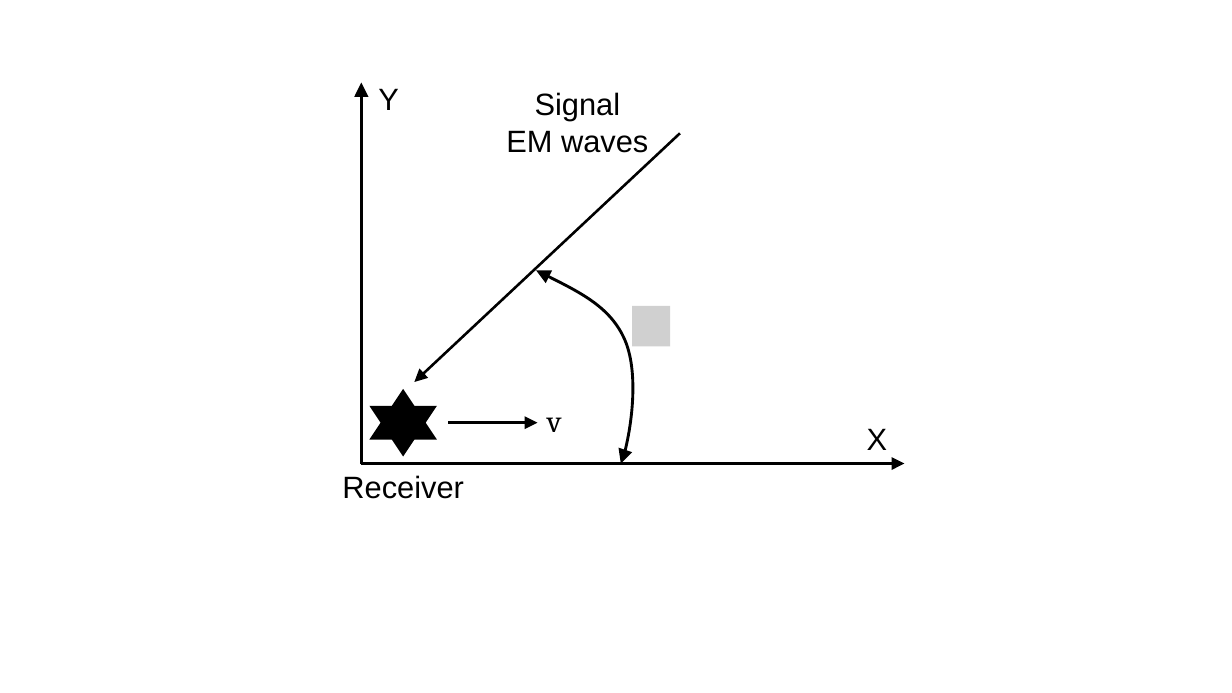
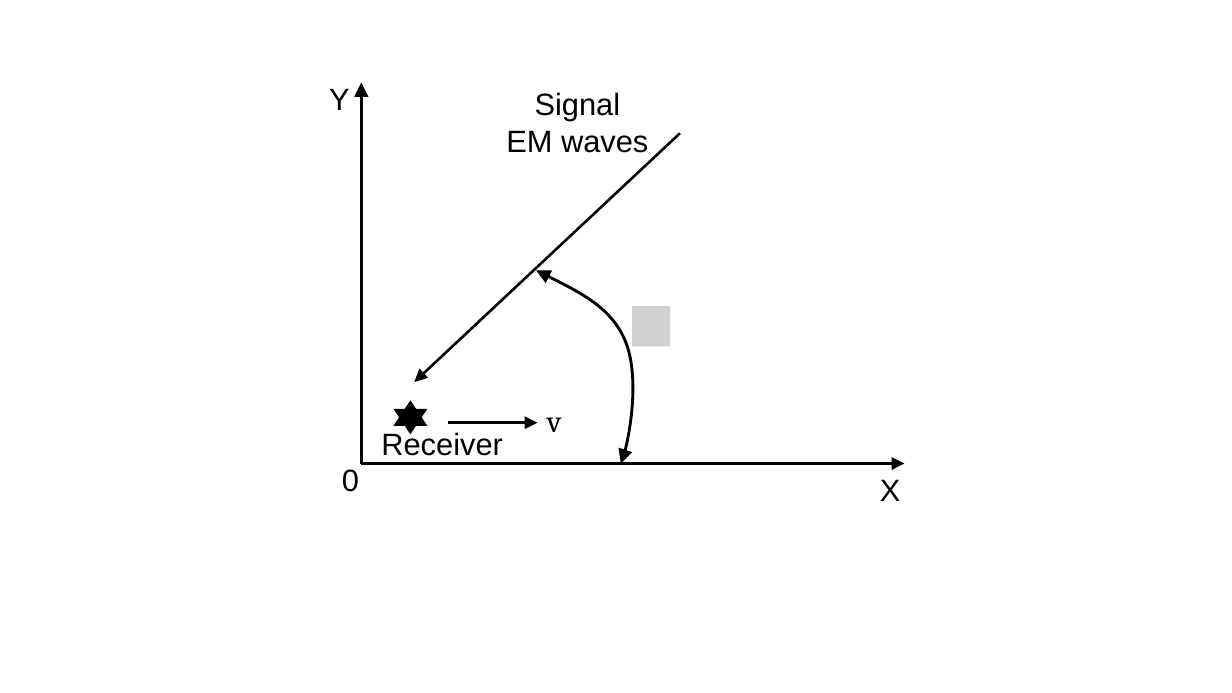
Before and after one commit to BenjiaH/MSc-Project, a slide deck: slide 9 of Final dissertation/_IMAGES/PPT2SVG/PPT2SVG.pptx. Drawn at 1232x693 pixels with LibreOffice and Linux fonts; fonts in the diff are those of the drawing; grey boxes stand for pictures. Boxes give left, top, right and bottom in pixels: in the first picture for what was removed or moved away, otherwise in the second. Text is boxed around its words. In the diff, an @@ line names an element or a change of style, - is before the commit and + after.

```diff
--- a/Final dissertation/_IMAGES/PPT2SVG/PPT2SVG.pptx
+++ b/Final dissertation/_IMAGES/PPT2SVG/PPT2SVG.pptx
@@ text "Y": place and size @@
-text "Y" at (378, 88, 399, 110)
+text "Y" at (329, 88, 350, 110)
@@ star: place and size @@
-star at (370, 389, 437, 457)
+star at (394, 400, 428, 434)
@@ text "Receiver": place and size @@
-text "Receiver" at (342, 475, 464, 499)
+text "Receiver" at (381, 431, 503, 456)
@@ text added at (342, 469, 359, 492), 24 pt, text #000000 @@
+0
@@ text "X": place and size @@
-text "X" at (867, 428, 888, 450)
+text "X" at (880, 479, 901, 501)
```
Also in this commit, not shown: 4 other slides changed, 13 other files.
